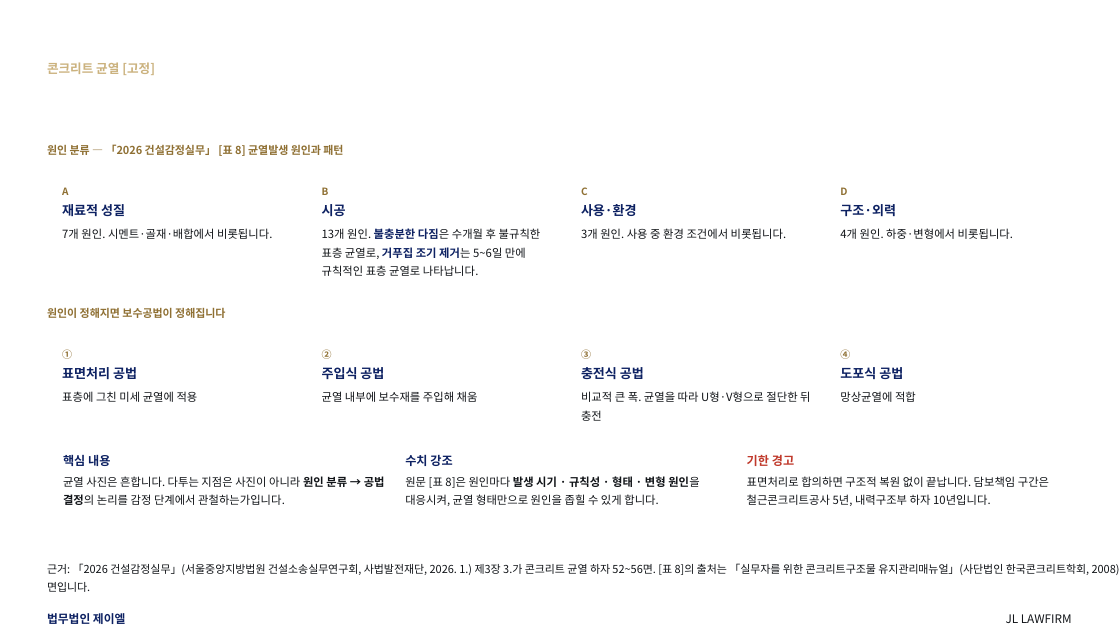
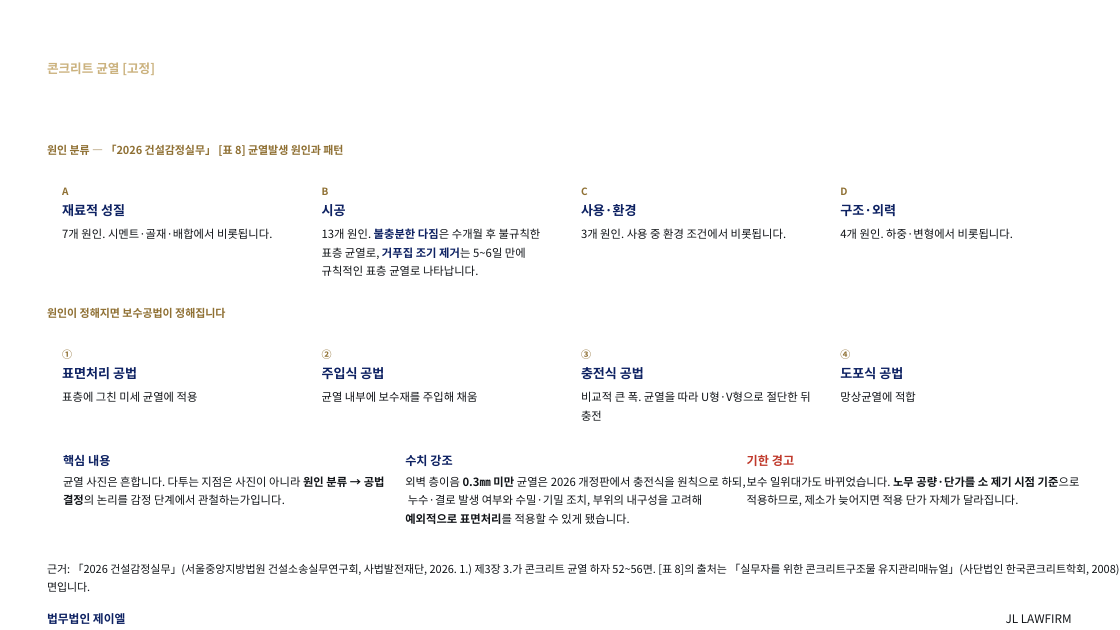
Before and after one commit to kingjin77-rgb/jl-magazine, a slide deck: slide 40 of template/design/preview/JL_하자소송_기본제안서.pptx (slide 36 before the commit). Drawn at 1120x630 pixels with LibreOffice and Linux fonts; fonts in the diff are those of the drawing; background and template pictures are left out. Boxes give left, top, right and bottom in pixels: in the first picture for what was removed or moved away, otherwise in the second. Text is boxed around its words. In the diff, an @@ line names an element or a change of style, - is before the commit and + after.

```diff
--- a/template/design/preview/JL_하자소송_기본제안서.pptx
+++ b/template/design/preview/JL_하자소송_기본제안서.pptx
@@ text at (x1=405, y1=476, x2=746, y2=524): text changed @@
-원문 [표 8]은 원인마다 발생 시기 · 규칙성 · 형태 · 변형 원인을 대응시켜, 균열 형태만으로 원인을 좁힐 수 있게 합니다.
+외벽 층이음 0.3㎜ 미만 균열은 2026 개정판에서 충전식을 원칙으로 하되, 누수·결로 발생 여부와 수밀·기밀 조치, 부위의 내구성을 고려해 예외적으로 표면처리를 적용할 수 있게 됐습니다.
@@ text at (x1=747, y1=476, x2=1080, y2=506): text changed @@
-표면처리로 합의하면 구조적 복원 없이 끝납니다. 담보책임 구간은 철근콘크리트공사 5년, 내력구조부 하자 10년입니다.
+보수 일위대가도 바뀌었습니다. 노무 공량·단가를 소 제기 시점 기준으로 적용하므로, 제소가 늦어지면 적용 단가 자체가 달라집니다.
```
Also in this commit, not shown: 5 other slides changed, 5 slides added, 11 other files.
